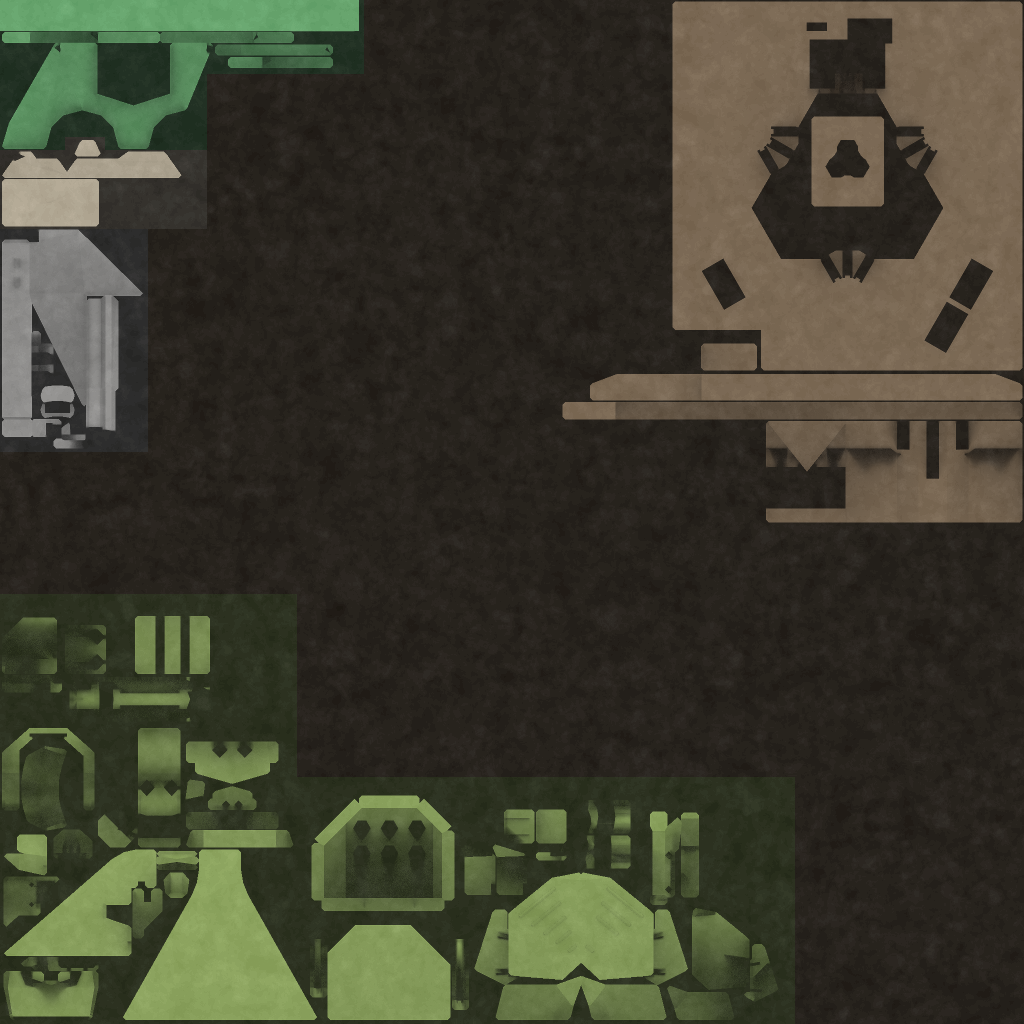
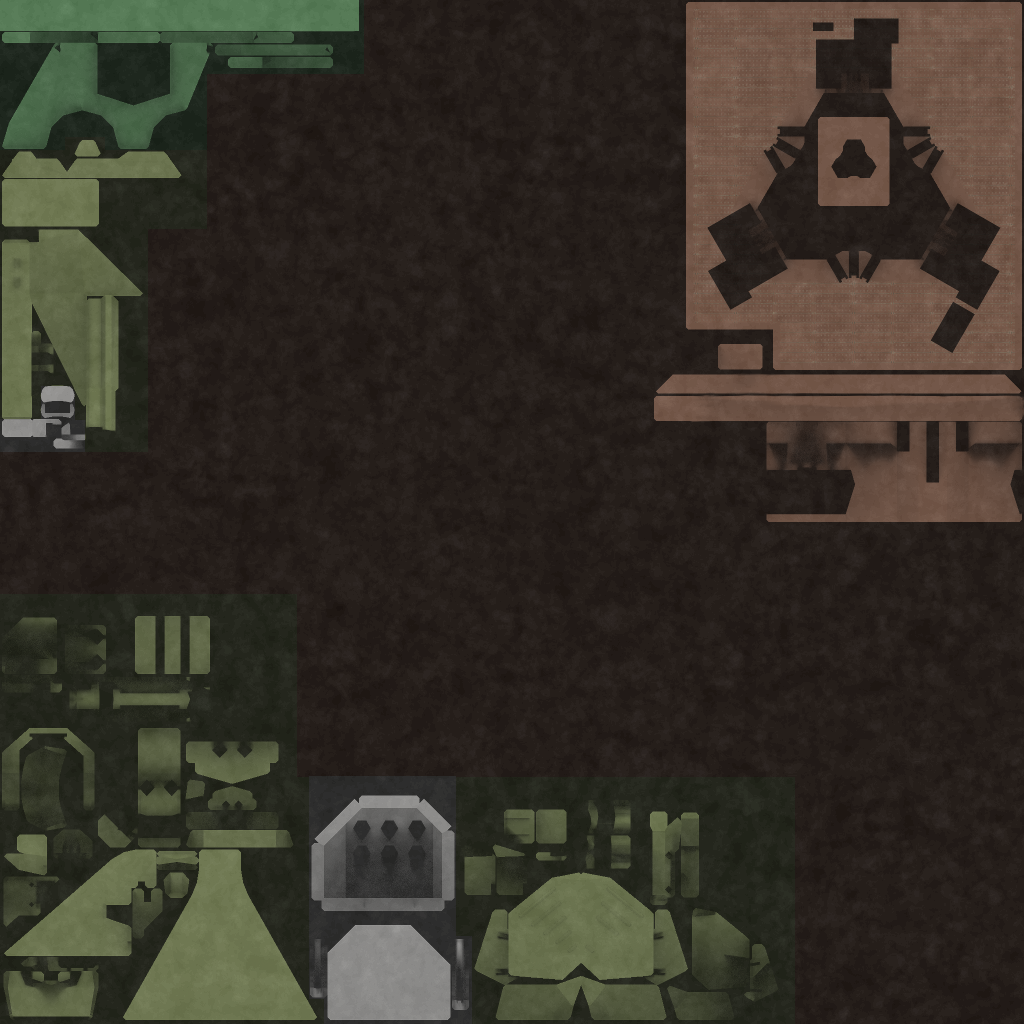
Before/after of a w=1024, h=1024 layered artwork. What changed in the layer stack:
painted on "AO" over [12, 1, 1024, 523]
added layer "Layer #1" above "Layer" over [692, 8, 1016, 364]
painted on "Layer" over [0, 0, 1024, 1024]
